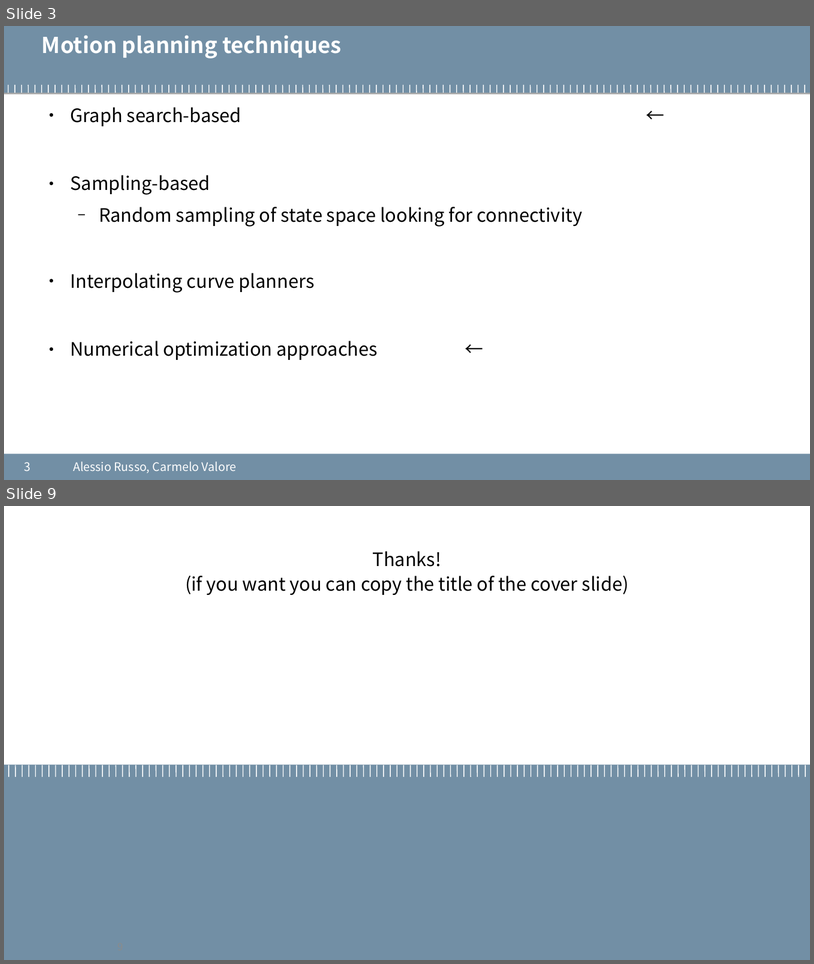
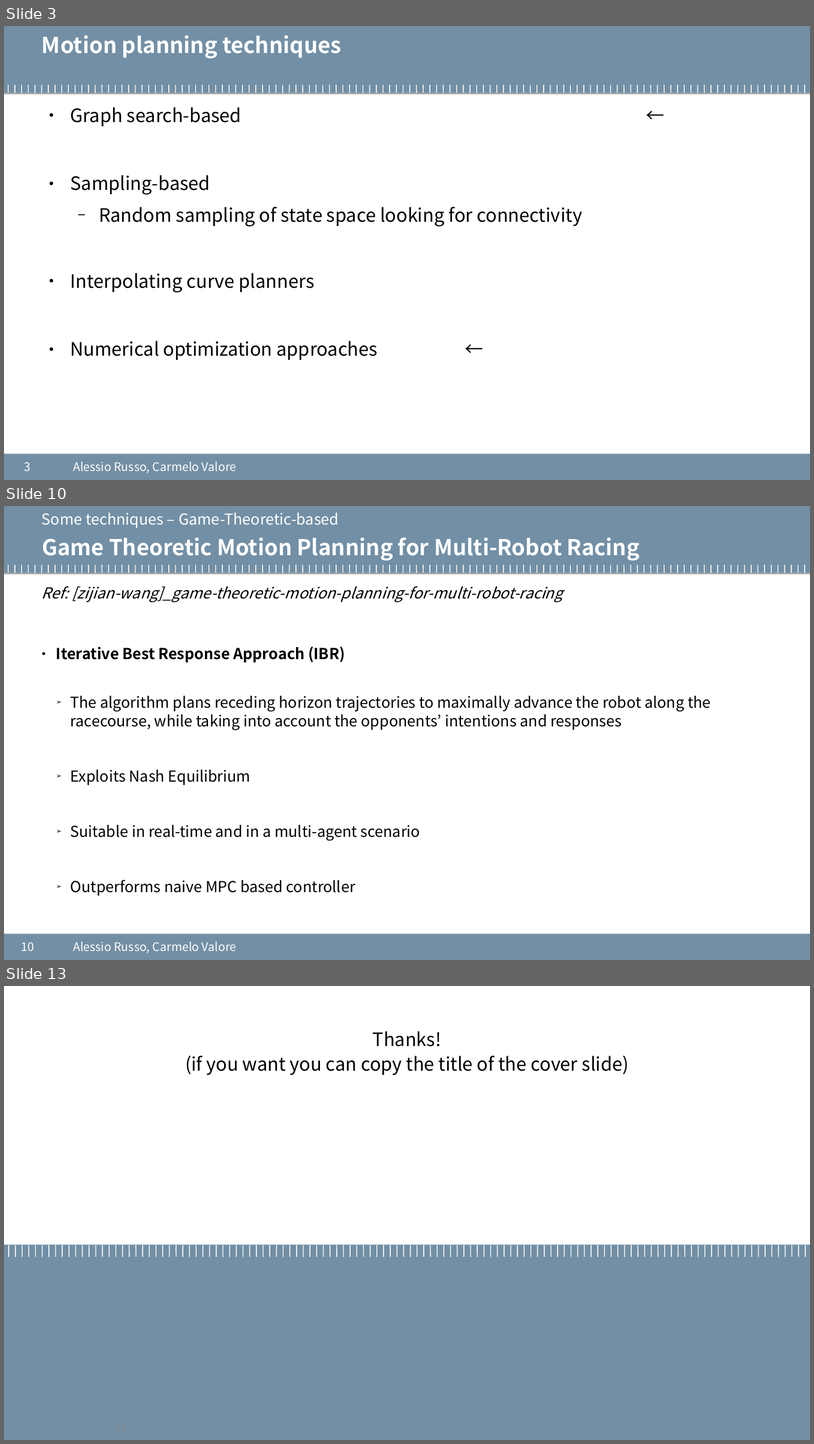
Before and after one commit to cvalore/mida2-project, a slide deck: presentazione_06-05-2020.odp. Shown one above the other, each under a label of ours: slides 3 and 9 before the commit, slides 3, 10 and 13 after it; the slides between them are not shown. The pictures are 814x964 and 814x1444 pixels, drawn with LibreOffice and Linux fonts; fonts in the diff are those of the drawing; background and template pictures are left out. Boxes give left, top, right and bottom in pixels: in the first picture for what was removed or moved away, otherwise in the second. Text is boxed around its words. In the diff, an @@ line names an element or a change of style, - is before the commit and + after.

```diff
--- a/presentazione_06-05-2020.odp
+++ b/presentazione_06-05-2020.odp
@@ slide 10 added at [4,506,810,960], background #FFFFFF; not listed: 122 template elements that a slide beside it also shows @@
@@ text added at [42,513,339,528], 18 pt, text #FFFFFF @@
+Some techniques – Game-Theoretic-based
@@ title added at [42,537,640,561], 26 pt, text #FFFFFF, bold @@
+Game Theoretic Motion Planning for Multi-Robot Racing
@@ text added at [42,586,711,895], 18 pt, text #000000 @@
+Ref: [zijian-wang]_game-theoretic-motion-planning-for-multi-robot-racing
+● Iterative Best Response Approach (IBR)
+  ➢ The algorithm plans receding horizon trajectories to maximally advance the robot along the racecourse, while taking into account the opponents’ intentions and responses
+  ➢ Exploits Nash Equilibrium
+  ➢ Suitable in real-time and in a multi-agent scenario
+  ➢ Outperforms naive MPC based controller
@@ page number added at [21,942,35,951], 14 pt, text #FFFFFF @@
+10
@@ text added at [73,941,237,953], 14 pt, text #FFFFFF @@
+Alessio Russo, Carmelo Valore
@@ what was slide 9 is now slide 13 @@
@@ page number at [105,1414,136,1438]: text changed @@
-9
+13
```
Also in this commit, not shown: 6 slides changed, 3 other slides added.
